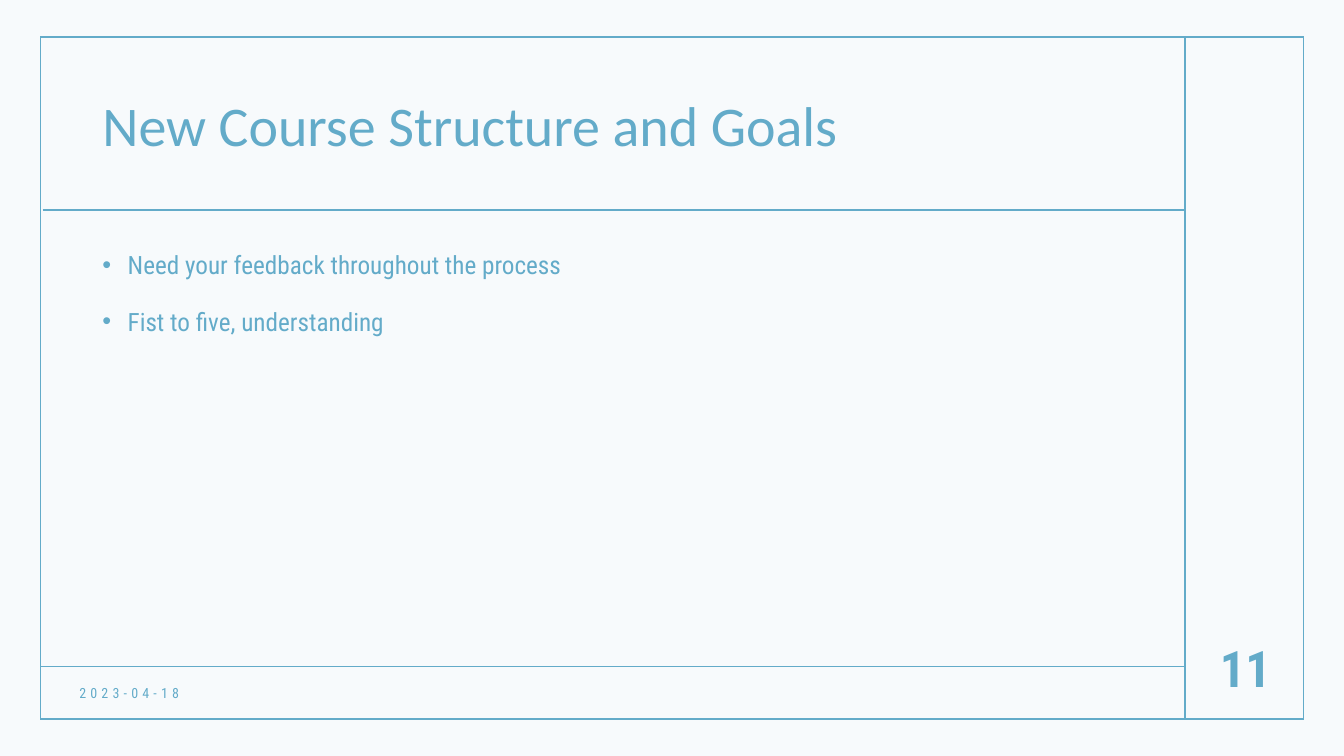
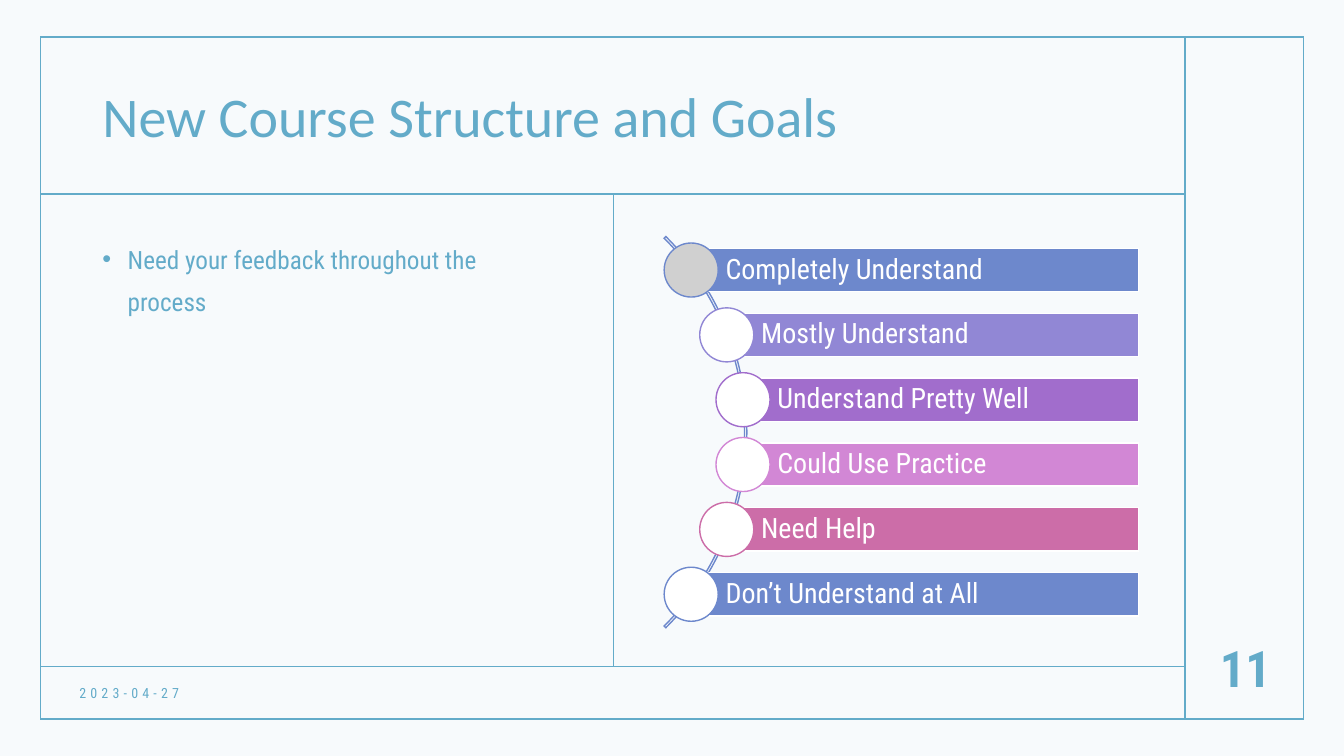
Before and after one commit to hatalbott/mcnair_academic_writing, a slide deck: slide 11 of 00-Intro/L00-Intro.pptx. Drawn at 1344x756 pixels with LibreOffice and Linux fonts; fonts in the diff are those of the drawing; grey boxes stand for pictures. Boxes give left, top, right and bottom in pixels: in the first picture for what was removed or moved away, otherwise in the second. Text is boxed around its words. In the diff, an @@ line names an element or a change of style, - is before the commit and + after.

```diff
--- a/00-Intro/L00-Intro.pptx
+++ b/00-Intro/L00-Intro.pptx
@@ title "New Course Structure and Goals": place and size @@
-title "New Course Structure and Goals" at bbox=[102, 107, 837, 147]
+title "New Course Structure and Goals" at bbox=[102, 98, 837, 138]
@@ line moved from (42, 210) - (1187, 210) to (41, 195) - (1186, 195) @@
@@ line added from (613, 194) to (613, 667), #63ABC9 1 pt @@
@@ text at bbox=[128, 312, 383, 336]: paragraph removed @@
-• Fist to five, understanding
@@ group added at bbox=[194, 155, 1139, 709]: 6 rectangles, 6 texts, 5 ellipses, 1 arch (boxed as its full ring), 1 picture @@
+Completely Understand
+Mostly Understand
+Understand Pretty Well
+Could Use Practice
+Need Help
+Don’t Understand at All
@@ text at bbox=[79, 688, 179, 698]: text changed @@
-2023-04-18
+2023-04-27
```
Also in this commit, not shown: 10 other slides changed, 2 other files.
